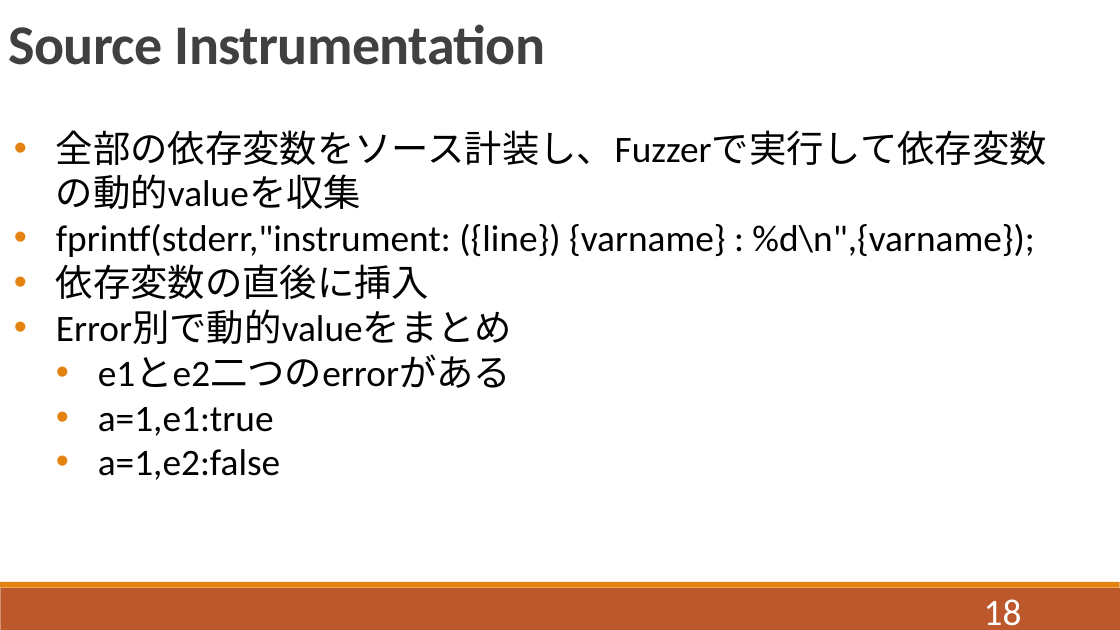
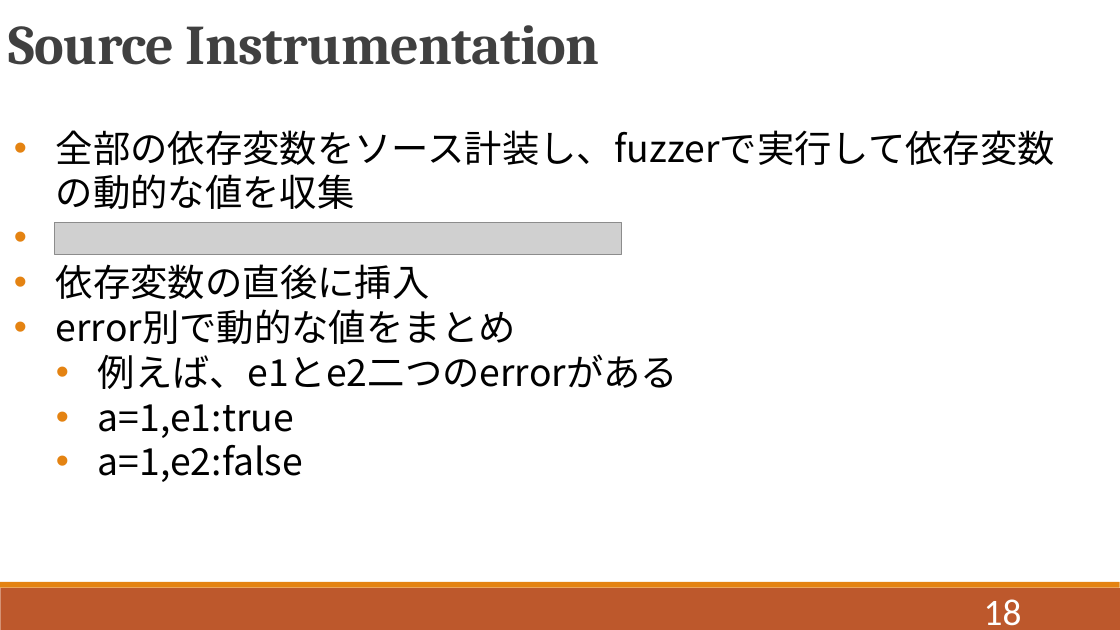
Before and after one commit to QIANZECHANG/MyResearch, a slide deck: slide 18 of 修論/修論発表.pptx. Drawn at 1120x630 pixels with LibreOffice and Linux fonts; fonts in the diff are those of the drawing; grey boxes stand for pictures. Boxes give left, top, right and bottom in pixels: in the first picture for what was removed or moved away, otherwise in the second. Text is boxed around its words. In the diff, an @@ line names an element or a change of style, - is before the commit and + after.

```diff
--- a/修論/修論発表.pptx
+++ b/修論/修論発表.pptx
@@ text "Source Instrumentation" at bbox=[8, 25, 600, 65]: font Calibri to Cambria @@
@@ text at bbox=[56, 130, 1055, 165]: text changed; font Calibri to Noto Sans CJK JP @@
-  • 全部の依存変数をソース計装し、Fuzzerで実行して依存変数の動的valueを収集
-  • fprintf(stderr,"instrument: ({line}) {varname} : %d\n",{varname});
+  • 全部の依存変数をソース計装し、fuzzerで実行して依存変数の動的な値を収集
@@ picture added at bbox=[54, 222, 622, 254] @@
@@ text at bbox=[56, 264, 430, 482]: font Calibri to Noto Sans CJK JP in "依存変数の直後に挿入", "a=1,e1:true", "a=1,e2:false" @@
@@ text at bbox=[56, 309, 678, 389]: text changed; font Calibri to Noto Sans CJK JP @@
-  • Error別で動的valueをまとめ
-    • e1とe2二つのerrorがある
+  • error別で動的な値をまとめ
+    • 例えば、e1とe2二つのerrorがある
```
Also in this commit, not shown: 24 other slides changed, 8 slides added, 1 slide removed, 16 other files.
